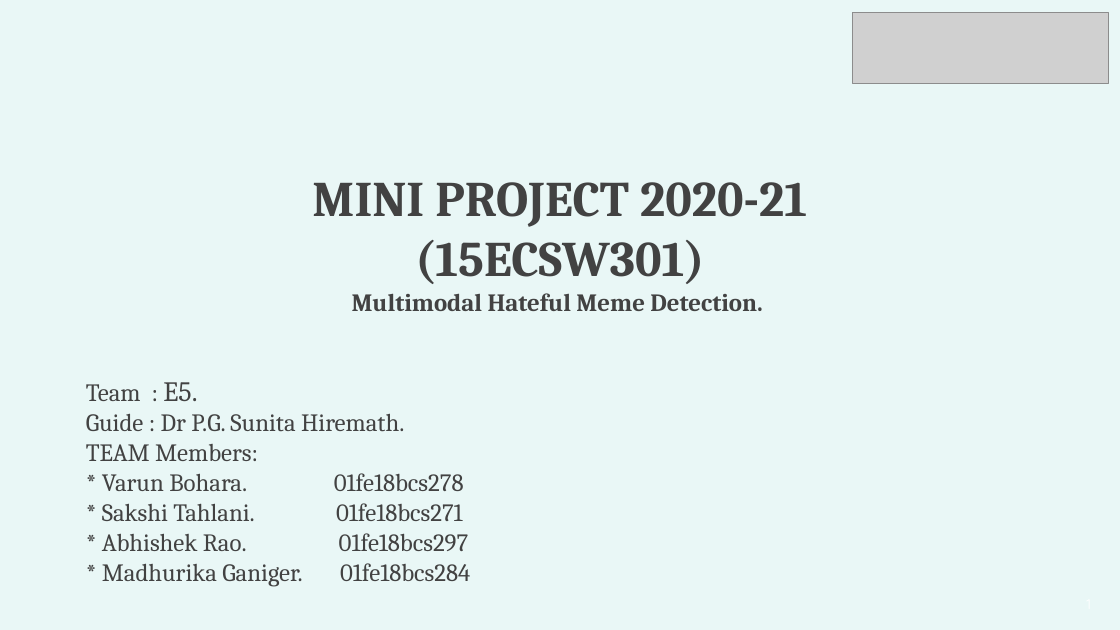
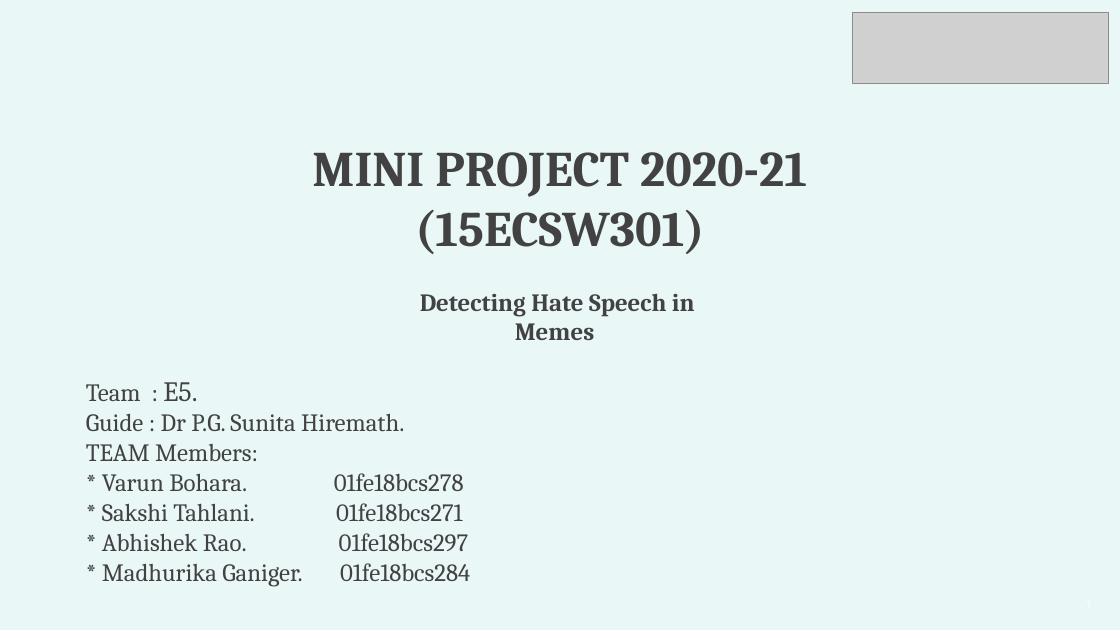
Before and after one commit to VarunBohara/Mini-Project-Documents, a slide deck: slide 1 of MINI PROJECT REVIEW.pptx. Drawn at 1120x630 pixels with LibreOffice and Linux fonts; fonts in the diff are those of the drawing; grey boxes stand for pictures. Boxes give left, top, right and bottom in pixels: in the first picture for what was removed or moved away, otherwise in the second. Text is boxed around its words. In the diff, an @@ line names an element or a change of style, - is before the commit and + after.

```diff
--- a/MINI PROJECT REVIEW.pptx
+++ b/MINI PROJECT REVIEW.pptx
@@ title at (312,152,807,340): text changed; size 16 to 32 pt @@
-MINI PROJECT 2020-21
-(15ECSW301)
-Multimodal Hateful Meme Detection.
+MINI PROJECT 2020-21
+(15ECSW301)
+Detecting Hate Speech in
+Memes
```
Also in this commit, not shown: 3 other files.
